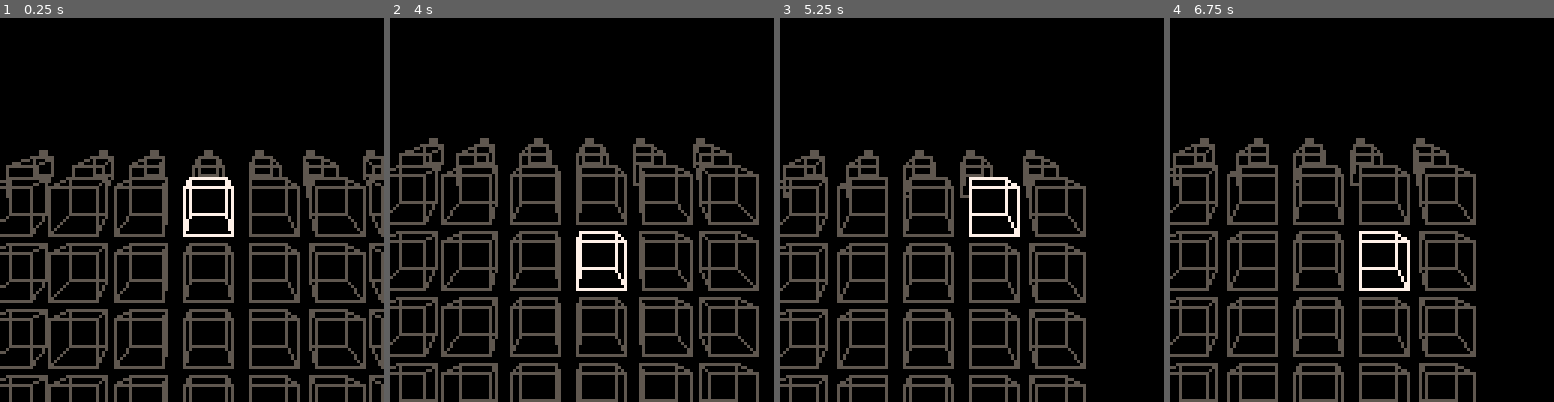
Above: before the commit, frames 1-4 (left to right).
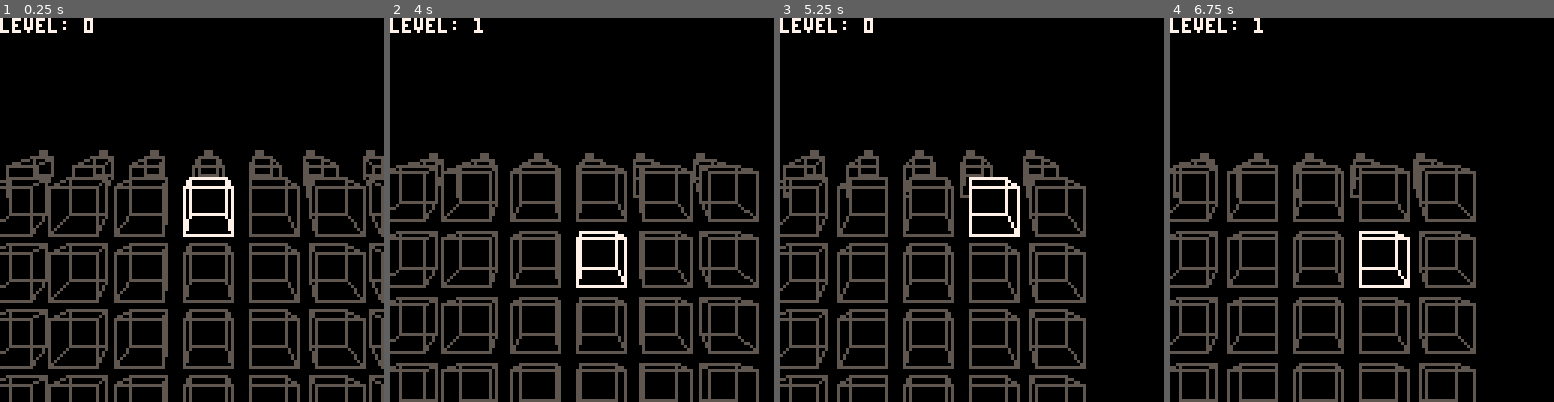
Above: after the commit, the same moments.

Repository: abemassry/dimensional-jump
Game: PICO-8 cartridge 3d_2.p8
The game is run twice, just before and just after one commit, with the same random seed, the same clock (stepped at 60 frames per second) and the same inputs.
Inputs:
- Up to frame 1 (0.25 s): no input
- Up to frame 2 (4 s): tap X (X key) at 0.33, 1.07, 1.85, 2.97 s; tap O (Z key) at 0.7, 1.7, 2.1, 2.5, 2.9, 3.3, 3.7 s; hold Right 1.6-2.1 s; hold Up 2.15-2.42 s; hold Right 2.47-3.03 s; hold Left 3.08-3.58 s; hold Down 3.63-3.97 s
- Up to frame 3 (5.25 s): hold Right 4.02-4.68 s; tap X (X key) at 4.08, 5.2 s; tap O (Z key) at 4.1, 4.5, 4.9 s; hold Up 4.73-5.03 s; hold Left from 5.08 s (still down)
- Up to frame 4 (6.75 s): tap O (Z key) every 0.4 s from 5.3 to 6.5 s; release Left at 5.68 s; hold Down 5.73-6.03 s; hold Right 6.08-6.58 s; tap X (X key) at 6.32 s; hold Right from 6.63 s (still down)

The runs differ from the first frame. In frame 1, 0.4% of the frame differs, in the area x 0-25%, y 0-4%; in frame 2, 10%, in the area x 0-97%, y 0-93%; in frame 3, 0.4%; in frame 4, 8.4%.

Commit message:
add up down left right

Diff:
--- a/3d_2.p8
+++ b/3d_2.p8
@@ -5,6 +5,7 @@
 	x=64
 	y=64
 	s=4
+	u=0
   current= 0
 	level = 0
 	xnudge = 0
@@ -17,7 +18,7 @@
 
 end
 
-function setup_block(x, y, z, depth, s, c)
+function setup_block(x, y, z, depth, s, u, c)
 	x0=(x-8)+(z)
 	y0=(y-8)+(z)
 	x1=(x+8)-z
@@ -32,7 +33,7 @@
 	if iz < 3 then
 		rectfill(xx0,yy0,xx1,yy1,c)
 	else
-		draw_block(x0+s,x1+s,y0,y1,xx0,xx1,yy0,yy1,c)
+		draw_block(x0+s,x1+s,y0+u,y1+u,xx0,xx1,yy0,yy1,c)
 	end
 end
 
@@ -123,55 +124,61 @@
 
 function _draw()
 	cls()
+	print("level: "..level, 0,0,7)
 	for i=0,0 do
 		ydiff = -17 + (i * 20) - (level*4)
 		zdiff = 7
 		depth = 2
-		setup_block(xcpos+64+57,64+ydiff,zdiff,depth,12+xnudge,5)
-		setup_block(xcpos+64+37,64+ydiff,zdiff,depth,10+xnudge,5)
-		setup_block(xcpos+64+20,64+ydiff,zdiff,depth,8+xnudge,5)
-		setup_block(xcpos+64+3,64+ydiff,zdiff,depth,7+xnudge,5)
-		setup_block(xcpos+64-15,64+ydiff,zdiff,depth,4+xnudge,5)
-		setup_block(xcpos+64-32,64+ydiff,zdiff,depth,2+xnudge,5)
-		setup_block(xcpos+64-52,64+ydiff,zdiff,depth,0+xnudge,5)
+		if (level > 0) ydiff = ydiff + 5
+		if (level >= 3) ydiff = ydiff + 6
+		setup_block(xcpos+64+57,64+ydiff,zdiff,depth,12+xnudge,u,5)
+		setup_block(xcpos+64+37,64+ydiff,zdiff,depth,10+xnudge,u,5)
+		setup_block(xcpos+64+20,64+ydiff,zdiff,depth,8+xnudge,u,5)
+		setup_block(xcpos+64+3,64+ydiff,zdiff,depth,7+xnudge,u,5)
+		setup_block(xcpos+64-15,64+ydiff,zdiff,depth,4+xnudge,u,5)
+		setup_block(xcpos+64-32,64+ydiff,zdiff,depth,2+xnudge,u,5)
+		setup_block(xcpos+64-52,64+ydiff,zdiff,depth,0+xnudge,u,5)
 	end
 	for i=0,0 do
 		ydiff = -10 + (i * 20) - (level*4)
 		zdiff = 3
 		depth = 5
-		setup_block(xcpos+64+55,64+ydiff,zdiff,depth,12+xnudge,5)
-		setup_block(xcpos+64+35,64+ydiff,zdiff,depth,10+xnudge,5)
-		setup_block(xcpos+64+18,64+ydiff,zdiff,depth,8+xnudge,5)
-		setup_block(xcpos+64,64+ydiff,zdiff,depth,7+xnudge,5)
-		setup_block(xcpos+64-18,64+ydiff,zdiff,depth,4+xnudge,5)
-		setup_block(xcpos+64-35,64+ydiff,zdiff,depth,2+xnudge,5)
-		setup_block(xcpos+64-55,64+ydiff,zdiff,depth,0+xnudge,5)
+		if (level > 0) ydiff = ydiff + 5
+		if (level >= 3) ydiff = ydiff + 6
+		setup_block(xcpos+64+55,64+ydiff,zdiff,depth,12+xnudge,u,5)
+		setup_block(xcpos+64+35,64+ydiff,zdiff,depth,10+xnudge,u,5)
+		setup_block(xcpos+64+18,64+ydiff,zdiff,depth,8+xnudge,u,5)
+		setup_block(xcpos+64,64+ydiff,zdiff,depth,7+xnudge,u,5)
+		setup_block(xcpos+64-18,64+ydiff,zdiff,depth,4+xnudge,u,5)
+		setup_block(xcpos+64-35,64+ydiff,zdiff,depth,2+xnudge,u,5)
+		setup_block(xcpos+64-55,64+ydiff,zdiff,depth,0+xnudge,u,5)
 	end
 	for j=0,3 do
 		i=0
 		ydiff = j*22 - (level*4)
 		depth = 5
 		c = 5
+		if (j == level) u = -(j-0.5)
 		if (current == 3 and j == level) c = 7
-		setup_block(xcpos+64+60,64+ydiff,i,depth,13+xnudge,c)
+		setup_block(xcpos+64+60,64+ydiff,i,depth,13+xnudge,u,c)
 		c = 5
 		if (current == 2 and j == level) c = 7
-		setup_block(xcpos+64+40,64+ydiff,i,depth,11+xnudge,c)
+		setup_block(xcpos+64+40,64+ydiff,i,depth,11+xnudge,u,c)
 		c = 5
 		if (current == 1 and j == level) c = 7
-		setup_block(xcpos+64+20,64+ydiff,i,depth,9+xnudge,c)
+		setup_block(xcpos+64+20,64+ydiff,i,depth,9+xnudge,u,c)
 		c = 5
 		if (current == 0 and j == level) c = 7
-		setup_block(xcpos+64,64+ydiff,i,depth,7+xnudge,c)
+		setup_block(xcpos+64,64+ydiff,i,depth,7+xnudge,u,c)
 		c = 5
 		if (current == -1 and j == level) c = 7
-		setup_block(xcpos+64-20,64+ydiff,i,depth,4+xnudge,c)
+		setup_block(xcpos+64-20,64+ydiff,i,depth,4+xnudge,u,c)
 		c = 5
 		if (current == -2 and j == level) c = 7
-		setup_block(xcpos+64-40,64+ydiff,i,depth,2+xnudge,c)
+		setup_block(xcpos+64-40,64+ydiff,i,depth,2+xnudge,u,c)
 		c = 5
 		if (current == -3 and j == level) c = 7
-		setup_block(xcpos+64-60,64+ydiff,i,depth,0+xnudge,c)
+		setup_block(xcpos+64-60,64+ydiff,i,depth,0+xnudge,u,c)
 	end
 
 end
